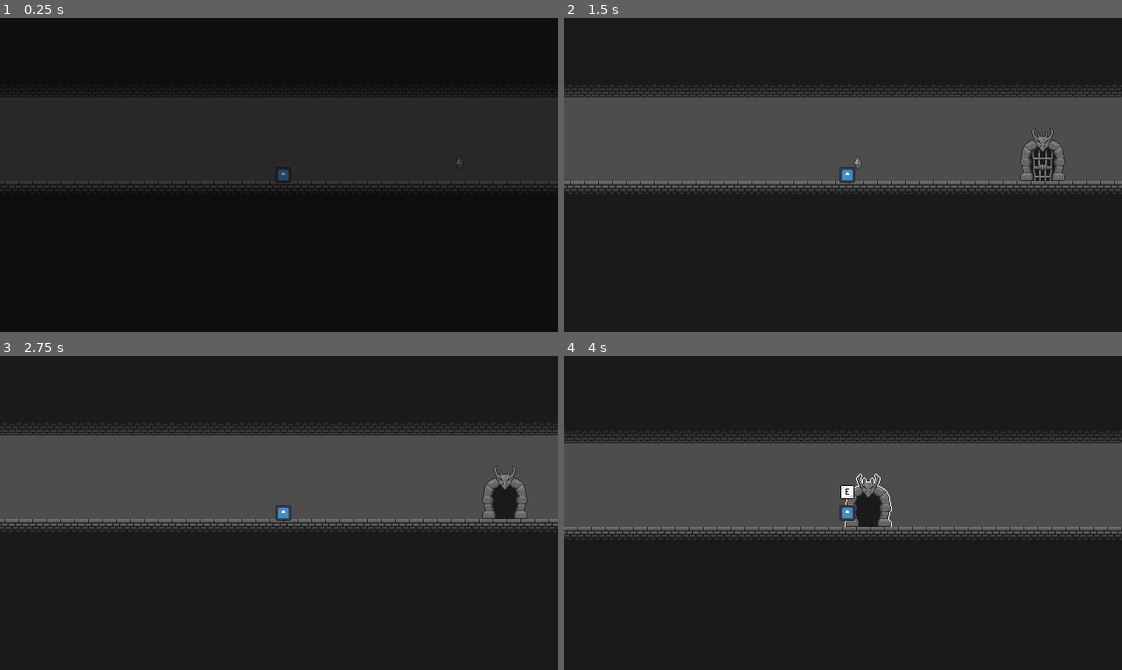
Above: before the commit, frames 1-4 (two rows, left to right).
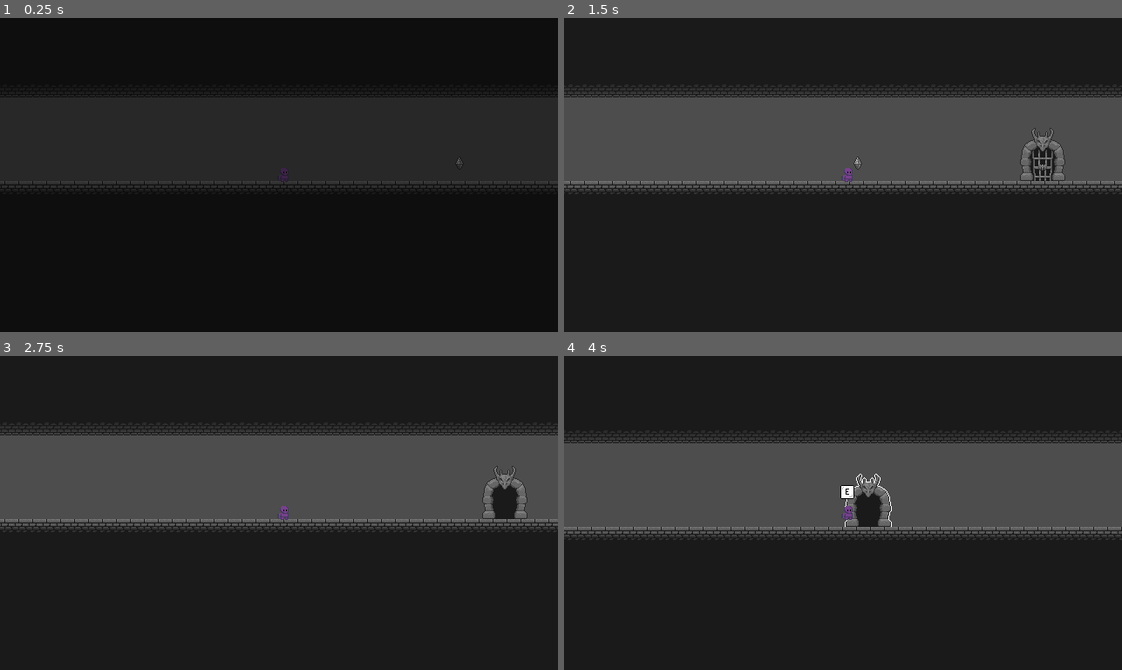
Above: after the commit, the same moments.

Repository: MatthewBL/Gates-and-Gems
Game: Godot game, scene res://scenes/level_manager/level_manager.tscn
The game is run twice, just before and just after one commit, with the same random seed, the same clock (stepped at 60 frames per second) and the same inputs. The engine's default icon, where the game draws it, is replaced by a stand-in: a white triangle on a blue panel in a dark square.
Inputs:
- Up to frame 1 (0.25 s): no input
- Up to frame 2 (1.5 s): hold D (ui_right) from 0.53 s (still down); tap E (interact) at 0.6, 1.35 s; tap Space (ui_accept) at 0.77 s
- Up to frame 3 (2.75 s): tap Space (ui_accept) at 1.52 s; release D (ui_right) at 2.03 s; hold A (ui_left) from 2.03 s (still down); tap E (interact) at 2.1 s
- Up to frame 4 (4 s): release A (ui_left) at 2.78 s; hold D (ui_right) from 2.78 s (still down); tap E (interact) at 2.85, 3.6 s; tap Space (ui_accept) at 3.02, 3.77 s

The runs differ from the first frame. In frame 1, less than 0.1% of the frame differs, in the area x 49-53%, y 47-53%; in frame 2, 0.1%; in frame 3, 0.1%; in frame 4, 0.1%.

Commit message:
Main character placeholder sprite

Diff:
--- a/scenes/player.tscn
+++ b/scenes/player.tscn
@@ -1,7 +1,7 @@
 [gd_scene format=3 uid="uid://v40swcvc25lm"]
 
 [ext_resource type="Script" uid="uid://whdndtkbkkg4" path="res://player_movement.gd" id="1_g2els"]
-[ext_resource type="Texture2D" uid="uid://bbc2ec3j6wxfx" path="res://icon.svg" id="2_qhqgy"]
+[ext_resource type="Texture2D" uid="uid://xpva1mysjqpq" path="res://Assets/Escenario/pj_placeholder.png" id="2_dqkch"]
 [ext_resource type="Script" uid="uid://cryqnhm4bd1v" path="res://scenes/camera_2d.gd" id="3_qhqgy"]
 [ext_resource type="Texture2D" uid="uid://neebscis582s" path="res://Assets/UI/e.png" id="4_dqkch"]
 
@@ -56,8 +56,7 @@
 how_to_press_e = NodePath("HowToPressE")
 
 [node name="Sprite2D" type="Sprite2D" parent="." unique_id=1584324128]
-scale = Vector2(0.140625, 0.14062501)
-texture = ExtResource("2_qhqgy")
+texture = ExtResource("2_dqkch")
 
 [node name="CollisionShape2D" type="CollisionShape2D" parent="." unique_id=1747155850]
 shape = SubResource("RectangleShape2D_twkdg")
Not shown, added: Assets/Escenario/Tileset/fondo_tile_brick.png.import
Not shown, added: Assets/Escenario/pj_placeholder.png.import
